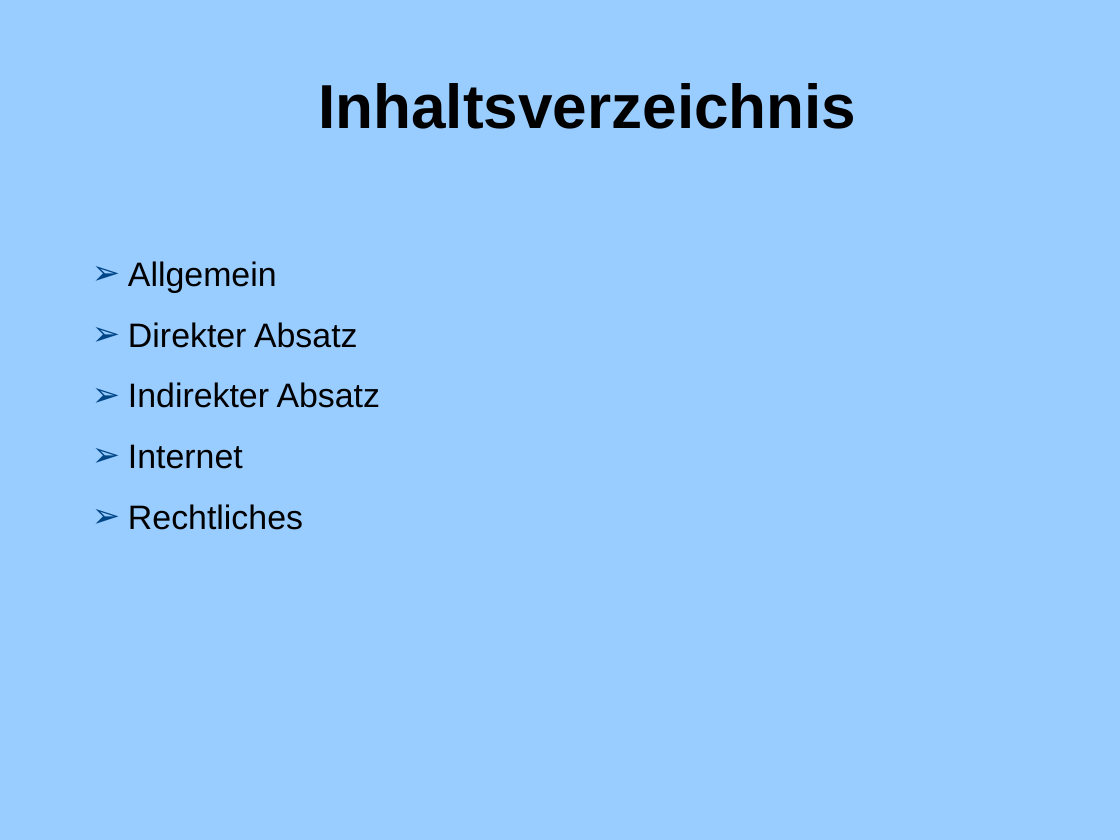
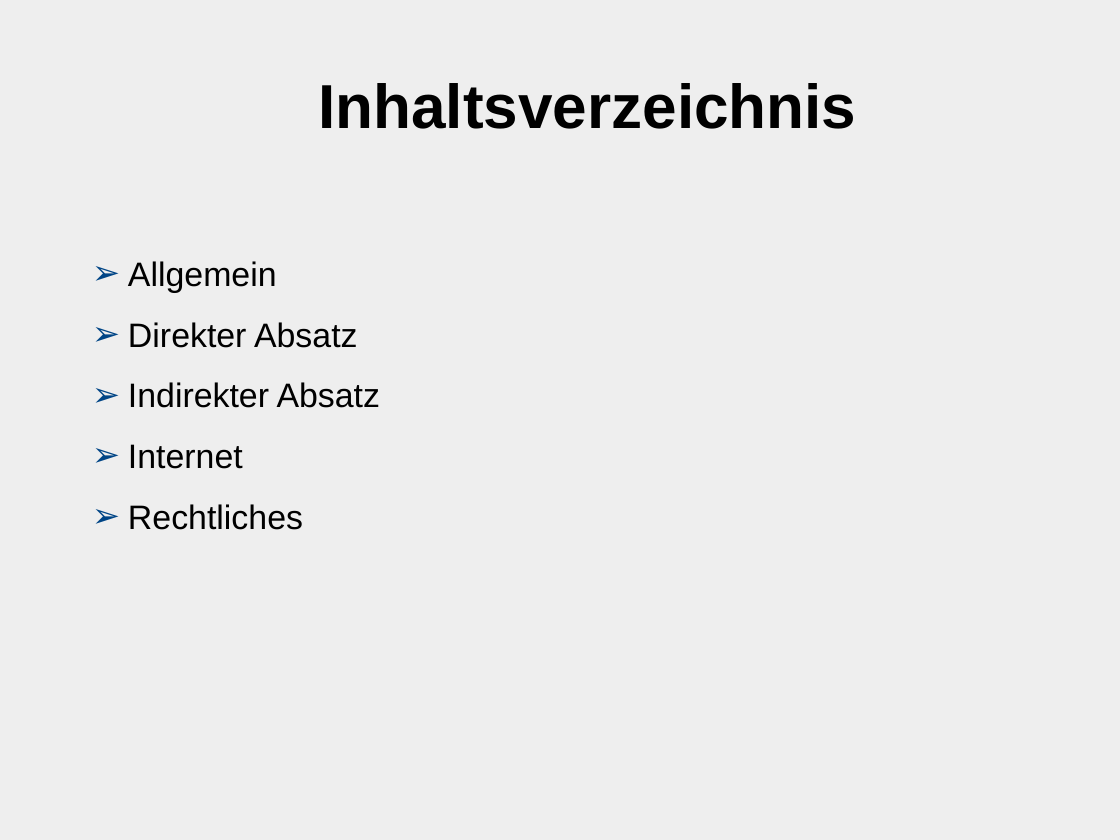
Before and after one commit to ChristianMarzianGithub/WGBlockWoche2Praesentation, a slide deck: slide 2 of TemplateHellGrauBlau.odp. Drawn at 1120x840 pixels with LibreOffice and Linux fonts; fonts in the diff are those of the drawing. Boxes give left, top, right and bottom in pixels: in the first picture for what was removed or moved away, otherwise in the second. Text is boxed around its words. In the diff, an @@ line names an element or a change of style, - is before the commit and + after.

```diff
--- a/TemplateHellGrauBlau.odp
+++ b/TemplateHellGrauBlau.odp
@@ background #99CCFF to #EEEEEE @@
```
Also in this commit, not shown: 7 other slides changed.
